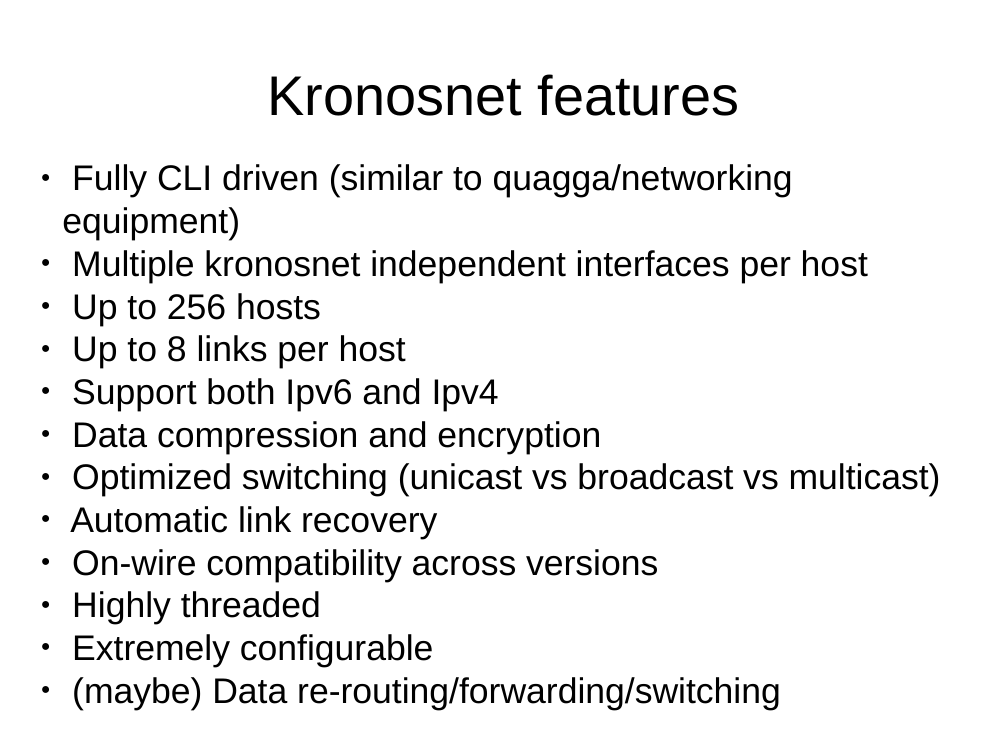
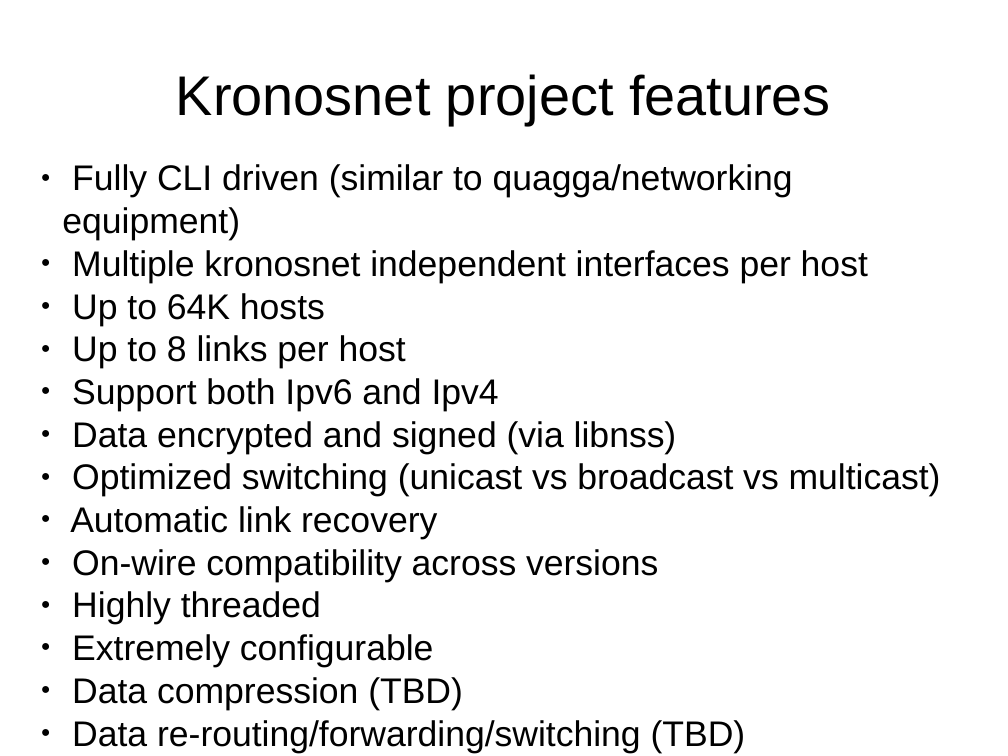
Before and after one commit to kronosnet/kronosnet, a slide deck: slide 10 of docs/kronosnet_architecture.odp (slide 7 before the commit). Drawn at 1008x756 pixels with LibreOffice and Linux fonts; fonts in the diff are those of the drawing. Boxes give left, top, right and bottom in pixels: in the first picture for what was removed or moved away, otherwise in the second. Text is boxed around its words. In the diff, an @@ line names an element or a change of style, - is before the commit and + after.

Commit message:
Update slides

```diff
--- a/docs/kronosnet_architecture.odp
+++ b/docs/kronosnet_architecture.odp
@@ title at bbox=[176, 74, 831, 125]: text changed @@
-Kronosnet features
+Kronosnet project features
@@ text at bbox=[72, 293, 325, 326]: text changed @@
-● Up to 256 hosts
+● Up to 64K hosts
@@ text at bbox=[72, 421, 677, 454]: text changed @@
-● Data compression and encryption
+● Data encrypted and signed (via libnss)
@@ text at bbox=[72, 677, 746, 753]: text changed @@
-● (maybe) Data re-routing/forwarding/switching
+● Data compression (TBD)
+● Data re-routing/forwarding/switching (TBD)
```
Also in this commit, not shown: 1 other slide changed, 3 slides added.
